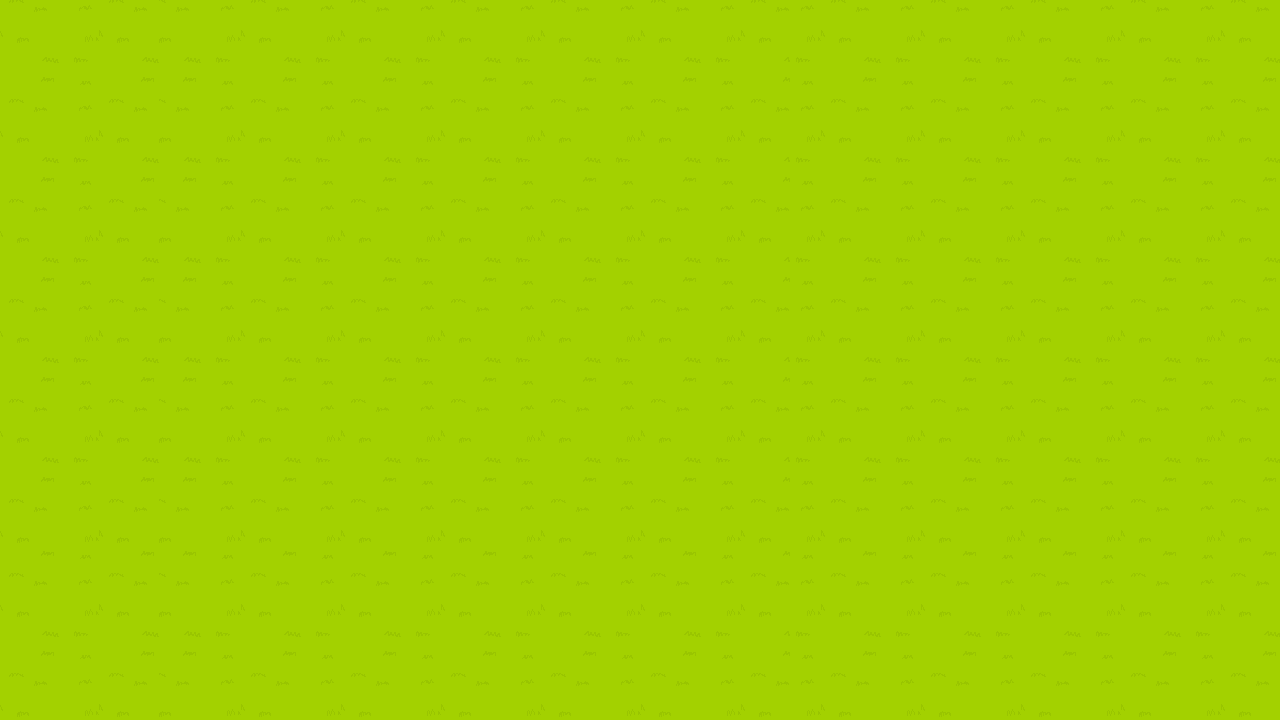
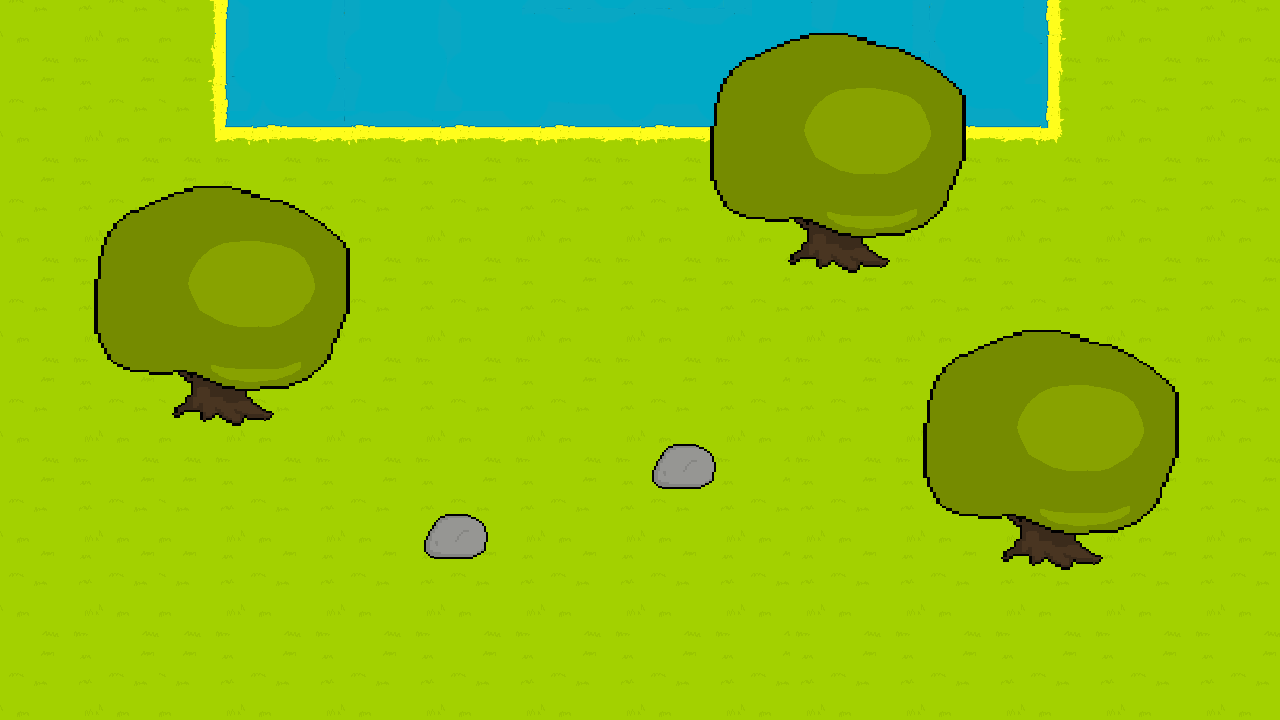
Layers edited between the first and the second 1280px x 720px image:
added layer "pedras" above "vegetacao" over (424, 444, 716, 559)
added layer "vegetacao" above "lago" over (94, 33, 1179, 570)
added layer "lago" above "Tile-E8.psd" over (208, 0, 1066, 145)
